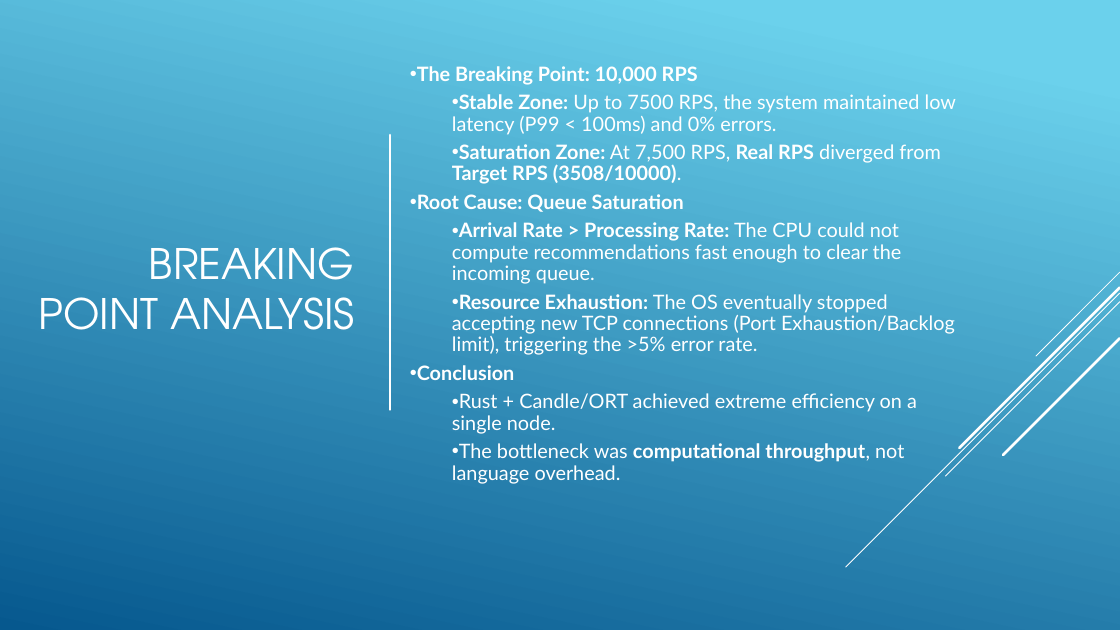
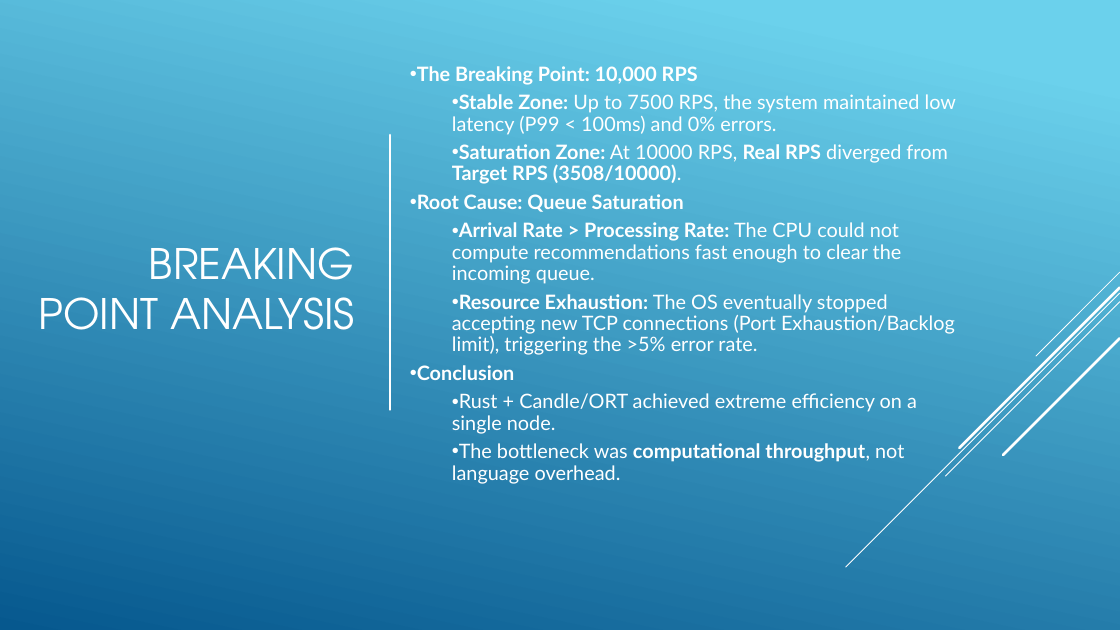
Before and after one commit to Bognanni/mf-bpr, a slide deck: slide 18 of M1.pptx. Drawn at 1120x630 pixels with LibreOffice and Linux fonts; fonts in the diff are those of the drawing. Boxes give left, top, right and bottom in pixels: in the first picture for what was removed or moved away, otherwise in the second. Text is boxed around its words. In the diff, an @@ line names an element or a change of style, - is before the commit and + after.

```diff
--- a/M1.pptx
+++ b/M1.pptx
@@ text at [452,144,947,184]: text changed @@
-  • Saturation Zone: At 7,500 RPS, Real RPS diverged from Target RPS (3508/10000).
+  • Saturation Zone: At 10000 RPS, Real RPS diverged from Target RPS (3508/10000).
```
Also in this commit, not shown: 2 other slides changed, 4 other files.
